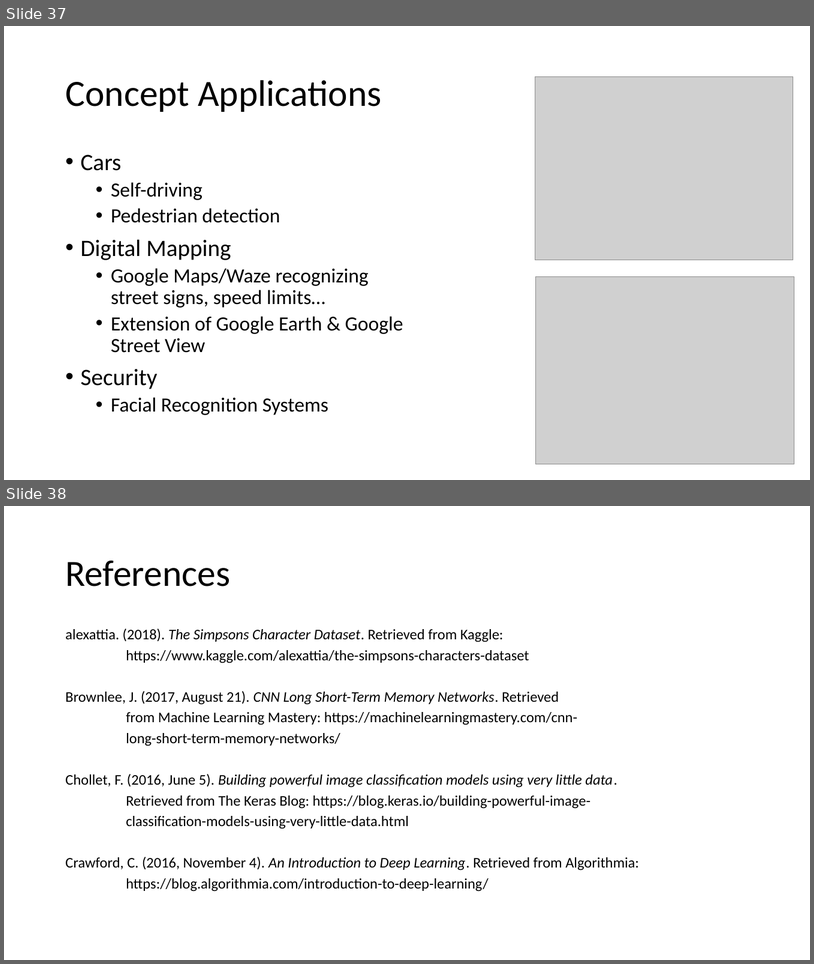
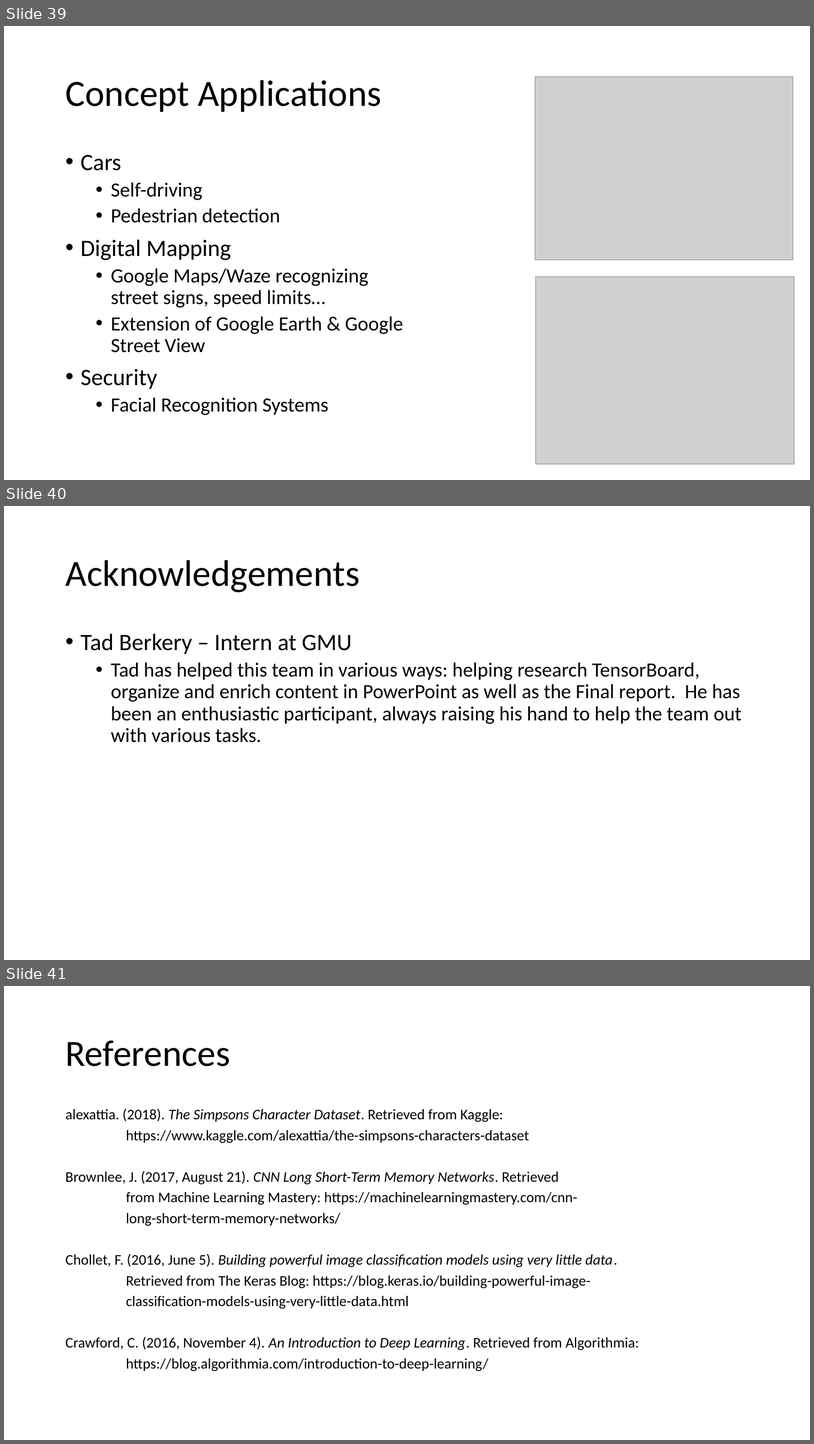
Before and after one commit to zliu007/DAEN690Report, a slide deck: SimpsonsImageDetection_Final Presentation_Merged.pptx. Shown one above the other, each under a label of ours: slides 37 and 38 before the commit, slides 39, 40 and 41 after it. The pictures are 814x964 and 814x1444 pixels, drawn with LibreOffice and Linux fonts; fonts in the diff are those of the drawing; grey boxes stand for pictures. Boxes give left, top, right and bottom in pixels: in the first picture for what was removed or moved away, otherwise in the second. Text is boxed around its words. In the diff, an @@ line names an element or a change of style, - is before the commit and + after.

```diff
--- a/SimpsonsImageDetection_Final Presentation_Merged.pptx
+++ b/SimpsonsImageDetection_Final Presentation_Merged.pptx
@@ slide 40 added at box(4, 506, 810, 960), background #FFFFFF @@
@@ title added at box(65, 560, 360, 592), 44 pt, text #000000 @@
+Acknowledgements
@@ text added at box(81, 633, 742, 742), 24 pt, text #000000 @@
+• Tad Berkery – Intern at GMU
+  • Tad has helped this team in various ways: helping research TensorBoard, organize and enrich content in PowerPoint as well as the Final report. He has been an enthusiastic participant, always raising his hand to help the team out with various tasks.
@@ what was slide 37 is now slide 39 @@
@@ what was slide 38 is now slide 41 @@
```
Also in this commit, not shown: 2 slides changed, 2 other slides added.
